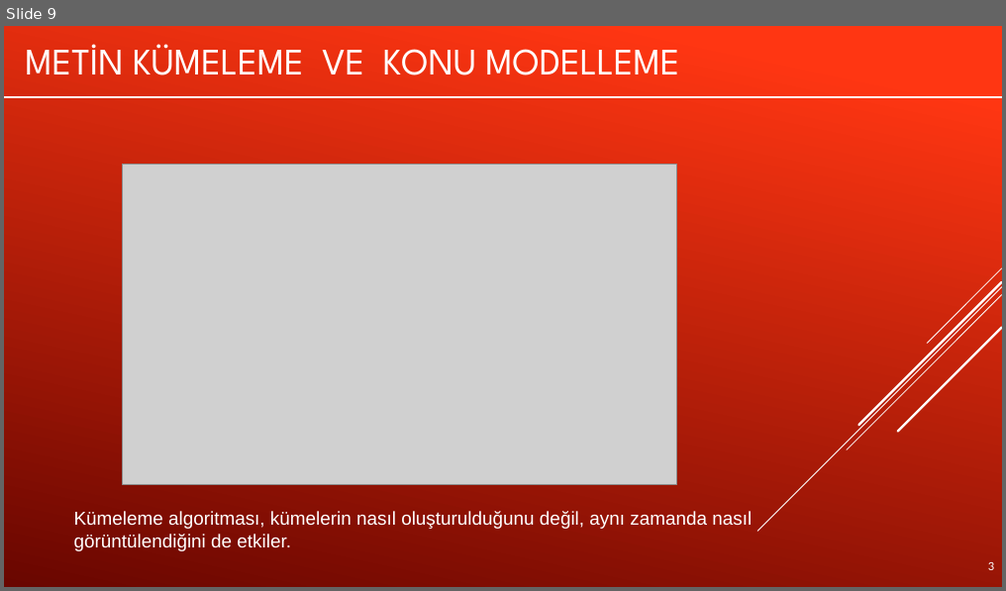
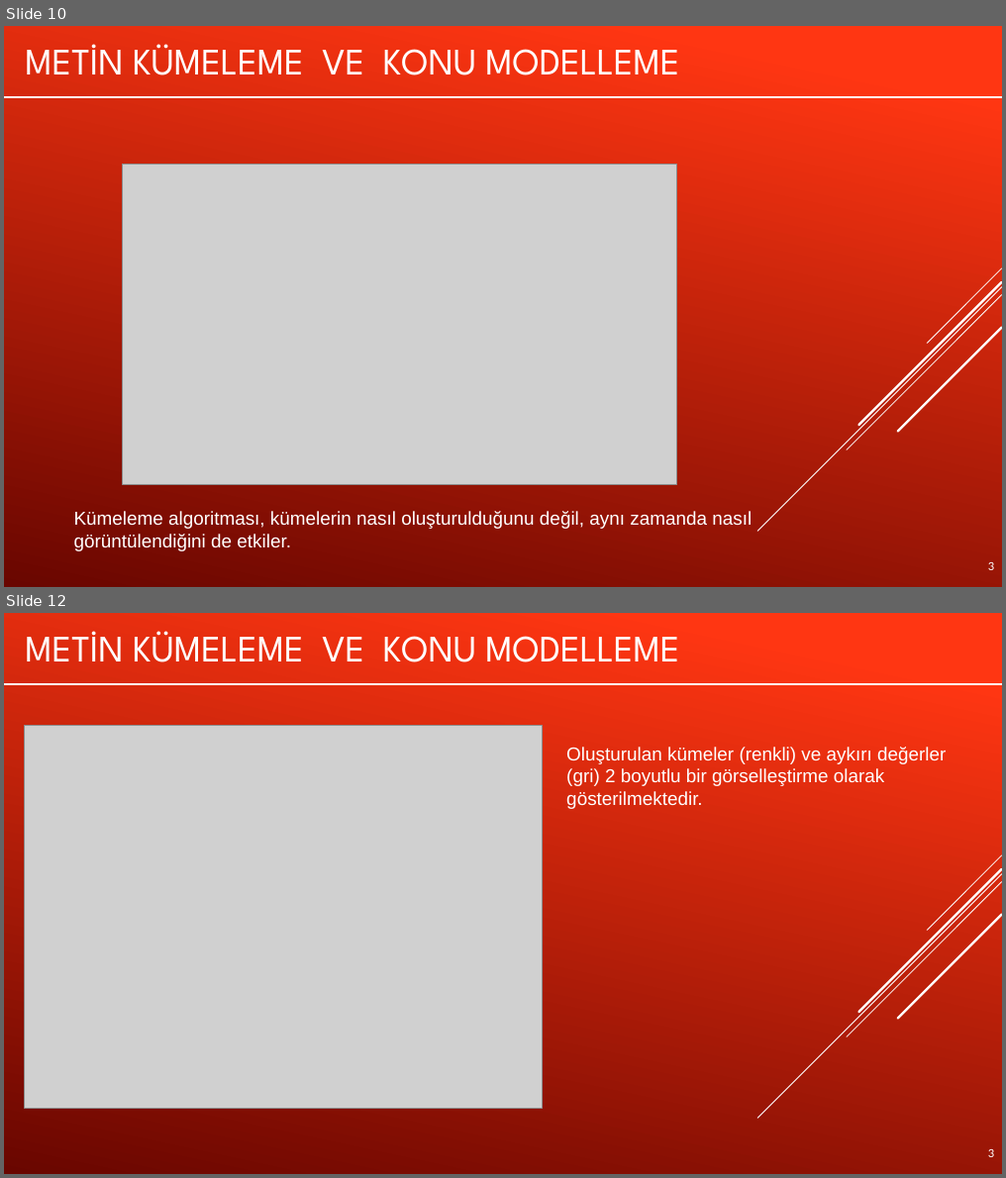
Before and after one commit to muratsimsek003/YZM423_LLM, a slide deck: LLMWEEK5.pptx. Shown one above the other, each under a label of ours: slide 9 before the commit, slides 10 and 12 after it; the slides between them are not shown. The pictures are 1006x591 and 1006x1178 pixels, drawn with LibreOffice and Linux fonts; fonts in the diff are those of the drawing; grey boxes stand for pictures. Boxes give left, top, right and bottom in pixels: in the first picture for what was removed or moved away, otherwise in the second. Text is boxed around its words. In the diff, an @@ line names an element or a change of style, - is before the commit and + after.

```diff
--- a/LLMWEEK5.pptx
+++ b/LLMWEEK5.pptx
@@ slide 12 added at bbox=[4, 613, 1002, 1174], background gradient #FF3712 to #6A0600; not listed: 5 template elements that a slide beside it also shows @@
@@ title added at bbox=[133, 631, 679, 663], 36 pt, text #FFFFFF @@
+METIN KÜMELEME VE KONU MODELLEME
@@ freeform shape added at bbox=[4, 684, 1002, 684], outline #FFFFFF 2 pt @@
@@ picture added at bbox=[24, 725, 543, 1109] @@
@@ text added at bbox=[566, 747, 945, 809], 18 pt, text #FFFFFF @@
+Oluşturulan kümeler (renkli) ve aykırı değerler (gri) 2 boyutlu bir görselleştirme olarak gösterilmektedir.
@@ text added at bbox=[988, 1150, 994, 1157], 12 pt, text #FFFFFF @@
+3
@@ what was slide 9 is now slide 10 @@
```
Also in this commit, not shown: 1 slide changed, 13 other slides added.
